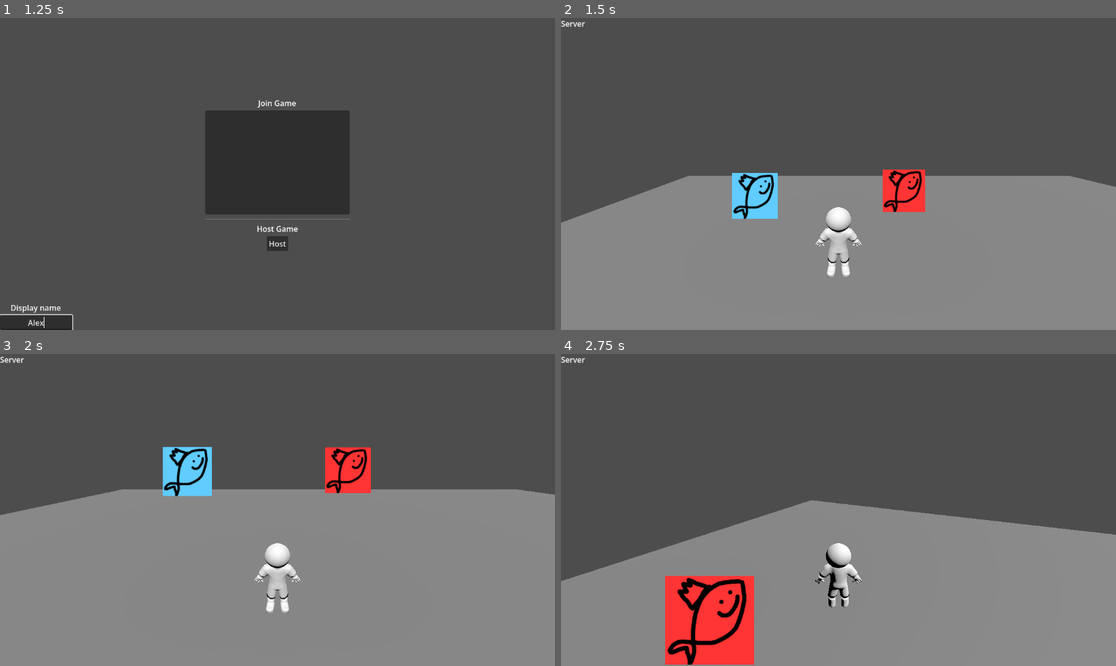
Above: before the commit, frames 1-4 (two rows, left to right).
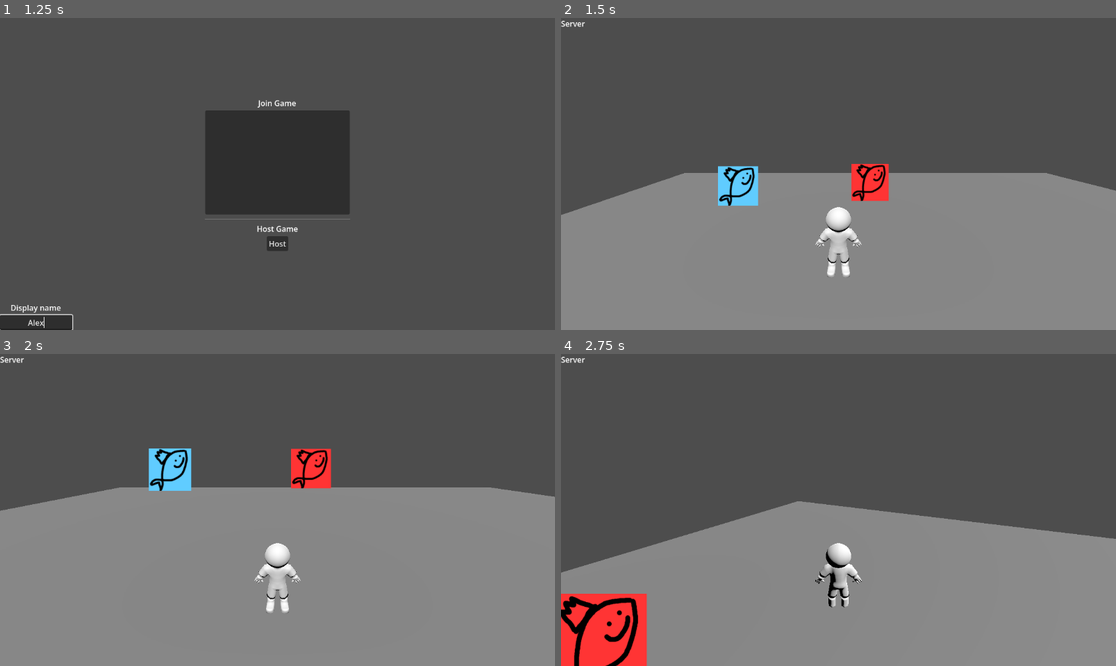
Above: after the commit, the same moments.

Repository: gmuGADIG/King-Fisher
Game: Godot game, scene res://ui/lobby_browser/lobby_browser.tscn
Same seed, same stepped clock (60 frames per second), same inputs: the game is played once before the commit and once after it. The engine's default icon, where the game draws it, is replaced by a stand-in: a white triangle on a blue panel in a dark square.
Inputs (mouse positions are in pixels of both pictures, inside the frame that each line leads up to):
- Up to frame 1 (1.25 s): click (38, 323) at 0.52 s; type "Alex" at 0.6 s
- Up to frame 2 (1.5 s): click "Host" at 1.25 s
- Up to frame 3 (2 s): no input
- Up to frame 4 (2.75 s): tap Enter at 2 s; move the mouse to (866, 510) at 2.02 s; hold W (move_up) from 2.03 s (still down); hold \ (print_players) from 2.03 s (still down); click (866, 510) at 2.17 s; tap Space (jump) at 2.27 s

Frame 1 is identical in both runs. In frame 2, 3.9% of the frame differs, in the area x 0-100%, y 46-66%; in frame 3, 3.9%; in frame 4, 9.6%, in the area x 0-100%, y 46-100%.

Commit message:
Pretty sure we're good

Diff:
--- /dev/null
+++ b/systems/player_spawn_manager.gd
@@ -0,0 +1,26 @@
+extends Node3D
+
+## SPAWN MANAGER
+## This script looks for at least four player_spawn_point.tscn children. It spawns the players at them randomly.
+## If a spawn point is occupied, it tries a different point.
+
+var SpawnPoints: Array[Area3D]
+
+func _ready() -> void:
+	for child in get_children():
+		if child is Area3D:
+			SpawnPoints.append(child)
+			# Overengineering for fun. Deletes the Label3D that shows where the spawn point is to devs.
+			# Delete these lines and the Label3D from the player_spawn_point.tscn scene if this is overkill.
+			for grandchild in child.get_children():
+				if grandchild is Label3D: grandchild.queue_free()
+
+
+func get_safe_spawn_point() -> Vector3:
+	SpawnPoints.shuffle()
+	for spawnPoint in SpawnPoints:
+		if spawnPoint.has_overlapping_bodies(): continue
+		else: return spawnPoint.global_position
+
+	Debug.log_err("get_safe_spawn_point did not find a safe spawn point.")
+	return Vector3.ZERO
--- /dev/null
+++ b/systems/player_spawn_point.tscn
@@ -0,0 +1,24 @@
+[gd_scene format=3 uid="uid://c60phfujl8qwv"]
+
+[sub_resource type="CapsuleShape3D" id="CapsuleShape3D_fxej3"]
+
+[node name="PlayerSpawnPoint" type="Area3D" unique_id=1956364351]
+collision_layer = 0
+collision_mask = 2
+
+[node name="Label" type="Label3D" parent="." unique_id=1071404007]
+transform = Transform3D(2.3369606, 0, 0, 0, 1.5772508, 0, 0, 0, 1, 0, 0, 0)
+offset = Vector2(0, -21)
+text = "PLAYER
+SPAWN
+HERE
+
+|
+V
++"
+vertical_alignment = 2
+line_spacing = -10.0
+
+[node name="CollisionShape3D" type="CollisionShape3D" parent="." unique_id=1129522706]
+transform = Transform3D(1, 0, 0, 0, 1, 0, 0, 0, 1, 0, 1, 0)
+shape = SubResource("CapsuleShape3D_fxej3")
--- a/ui/lobby_browser/lobby_browser.gd
+++ b/ui/lobby_browser/lobby_browser.gd
@@ -6,6 +6,7 @@
 var seen_ips: Dictionary[String, bool]
 
 func _ready() -> void:
+	Input.mouse_mode = Input.MOUSE_MODE_VISIBLE
 	Multiplayer.found_server.connect(_on_found_server)
 
 
--- a/world/lobby/lobby.tscn
+++ b/world/lobby/lobby.tscn
@@ -17,7 +17,7 @@
 [node name="Item" parent="." index="4" unique_id=1674373162 instance=ExtResource("3_c06ik")]
 transform = Transform3D(1, 0, 0, 0, 1, 0, 0, 0, 1, 3.9393296, 0, -6.180363)
 
-[node name="RigidBody3D" type="RigidBody3D" parent="." index="7" unique_id=1793351237]
+[node name="RigidBody3D" type="RigidBody3D" parent="." index="6" unique_id=1793351237]
 transform = Transform3D(1, 0, 0, 0, 1, 0, 0, 0, 1, 0, -3.7085216, 0)
 collision_layer = 3
 collision_mask = 3
--- a/world/world_base.gd
+++ b/world/world_base.gd
@@ -8,19 +8,19 @@
 	if multiplayer.is_server():
 		Multiplayer.new_player.connect(on_player_join)
 		Debug.log("Creating player...")
-		spawn_player(1, Vector3.ZERO)
+		spawn_player(1)
 		$CanvasLayer/VBoxContainer/Label.text = "Server"
 	else:
 		$CanvasLayer/VBoxContainer/Label.text = "Client"
 	pass
 
 func on_player_join(id : int) -> void:
-	spawn_player(id,Vector3.ZERO)
+	spawn_player(id)
 
-func spawn_player(id: int, pos: Vector3) -> void:
+func spawn_player(id: int) -> void:
 	Debug.log("Creating player of id ",id)
 	var new_player: Player = player.instantiate()
 	$Players.add_child(new_player,true)
 	new_player.set_authority.rpc(id)
 	#new_player.update_camera.rpc_id(id)
-	new_player.position = pos
+	new_player.position = $Players.get_safe_spawn_point()
--- a/world/world_base.tscn
+++ b/world/world_base.tscn
@@ -2,6 +2,8 @@
 
 [ext_resource type="Script" uid="uid://dbpteyodpmjq3" path="res://world/world_base.gd" id="1_p433e"]
 [ext_resource type="PackedScene" uid="uid://bffxe171rcnea" path="res://player/player.tscn" id="2_bl271"]
+[ext_resource type="Script" uid="uid://b6jnwssa8pgx8" path="res://systems/player_spawn_manager.gd" id="3_3xj4d"]
+[ext_resource type="PackedScene" uid="uid://c60phfujl8qwv" path="res://systems/player_spawn_point.tscn" id="4_lgvll"]
 
 [node name="WorldBase" type="Node3D" unique_id=1821617715]
 script = ExtResource("1_p433e")
@@ -25,3 +27,16 @@
 spawn_path = NodePath("../Players")
 
 [node name="Players" type="Node3D" parent="." unique_id=1891362098]
+script = ExtResource("3_3xj4d")
+
+[node name="PlayerSpawnPoint" parent="Players" unique_id=1956364351 instance=ExtResource("4_lgvll")]
+transform = Transform3D(1, 0, 0, 0, 1, 0, 0, 0, 1, -1.6582527, 2.3841858e-07, -1.3005657)
+
+[node name="PlayerSpawnPoint2" parent="Players" unique_id=927445426 instance=ExtResource("4_lgvll")]
+transform = Transform3D(1, 0, 0, 0, 1, 0, 0, 0, 1, 1.1069605, 0, -1.3090582)
+
+[node name="PlayerSpawnPoint3" parent="Players" unique_id=805091295 instance=ExtResource("4_lgvll")]
+transform = Transform3D(1, 0, 0, 0, 1, 0, 0, 0, 1, -2.194099, 2.3841858e-07, 1.6227422)
+
+[node name="PlayerSpawnPoint4" parent="Players" unique_id=909904993 instance=ExtResource("4_lgvll")]
+transform = Transform3D(1, 0, 0, 0, 1, 0, 0, 0, 1, 1.7846797, 0, 1.7462559)
Not shown, changed: addons/zylann.hterrain/models/grass_quad.obj.import
Not shown, changed: addons/zylann.hterrain/models/grass_quad_x2.obj.import
Not shown, changed: addons/zylann.hterrain/models/grass_quad_x3.obj.import
Not shown, changed: addons/zylann.hterrain/models/grass_quad_x4.obj.import
Not shown, changed: addons/zylann.hterrain/tools/brush/shapes/acrylic1.exr.import
Not shown, changed: addons/zylann.hterrain/tools/brush/shapes/round0.exr.import
Not shown, changed: addons/zylann.hterrain/tools/brush/shapes/round1.exr.import
Not shown, changed: addons/zylann.hterrain/tools/brush/shapes/round2.exr.import
Not shown, changed: addons/zylann.hterrain/tools/brush/shapes/round3.exr.import
Not shown, changed: addons/zylann.hterrain/tools/brush/shapes/smoke.exr.import
Not shown, changed: addons/zylann.hterrain/tools/brush/shapes/texture1.exr.import
Not shown, changed: addons/zylann.hterrain/tools/brush/shapes/thing.exr.import
(and 33 more such lines)
